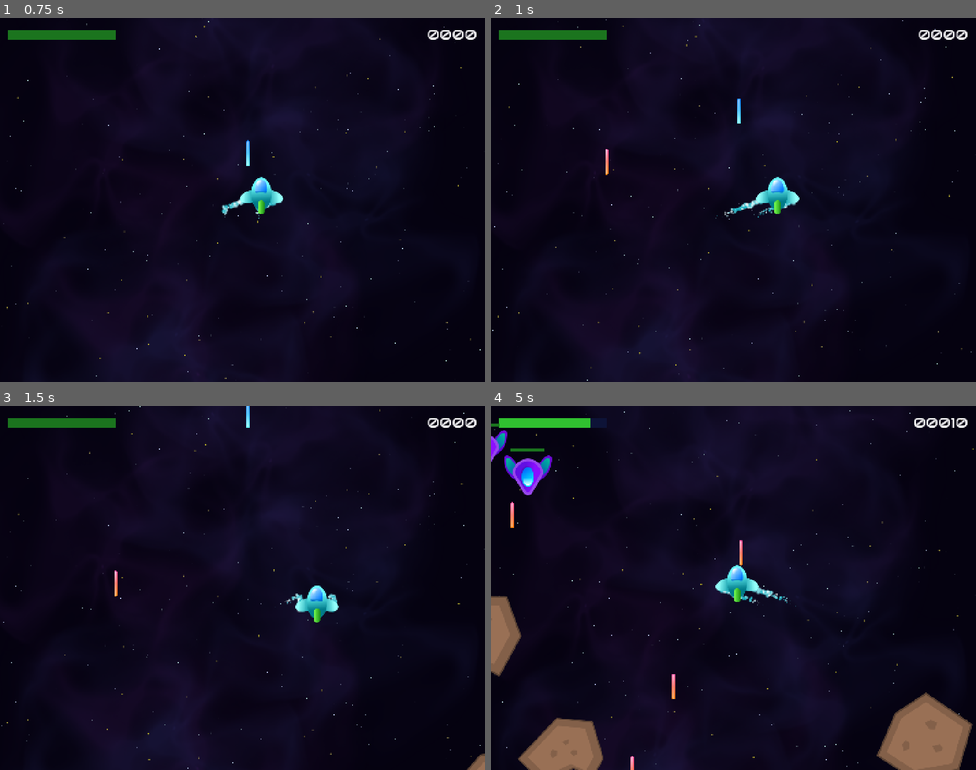
Above: before the commit, frames 1-4 (two rows, left to right).
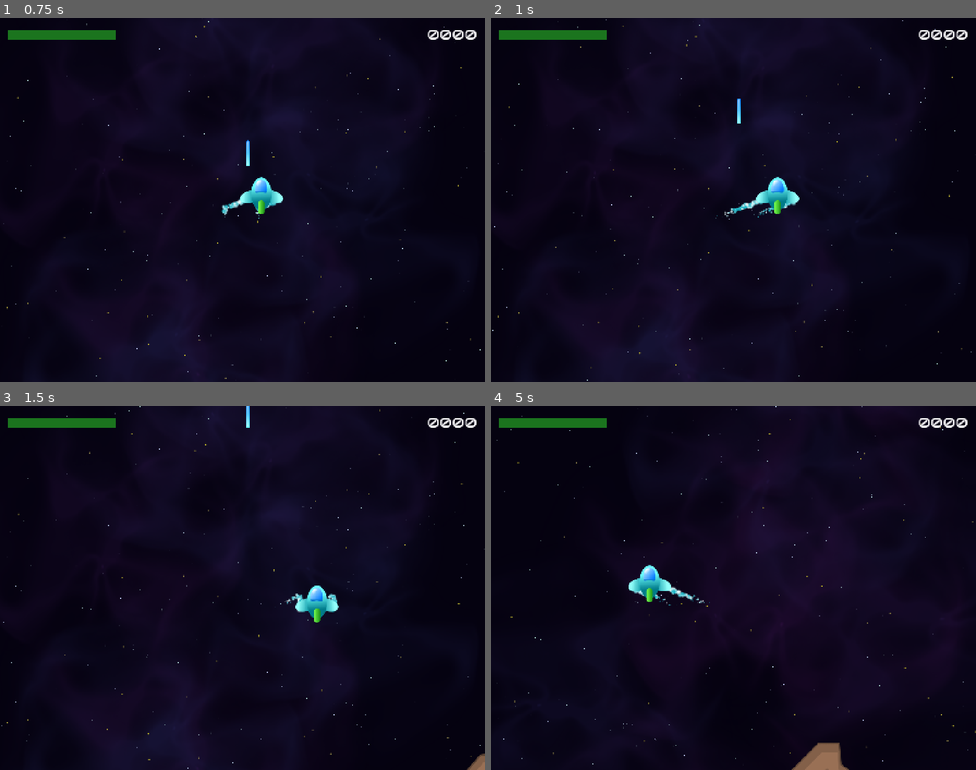
Above: after the commit, the same moments.

Repository: DaveM7788/space-ace-46
Game: Godot game, scene res://Scenes/Level/level.tscn
Two runs of this game, one before a commit and one after it. Both use one fixed random seed, a clock stepped at 60 frames per second and the inputs below. Sound files missing from this copy of the repository are replaced by a short silence.
Inputs:
- Up to frame 1 (0.75 s): hold D (right) from 0.53 s (still down); tap Space (shoot) at 0.6 s
- Up to frame 2 (1 s): keep holding D (right)
- Up to frame 3 (1.5 s): release D (right) at 1.28 s; hold S (down) from 1.28 s (still down); tap T (test) at 1.35 s
- Up to frame 4 (5 s): release S (down) at 2.03 s; hold D (right) 2.03-2.78 s; tap Space (shoot) at 2.1, 3.6 s; hold W (up) 2.78-3.53 s; tap T (test) at 2.85, 4.35 s; hold A (left) from 3.53 s (still down); tap Escape (ui_cancel) at 4.15 s

Frame 1 is identical in both runs. In frame 2, less than 0.1% of the frame differs, in the area x 23-25%, y 36-44%; in frame 3, less than 0.1%; in frame 4, 9.8%, in the area x 0-100%, y 0-100%.

Commit message:
finish space ace game
godot course complete

Diff:
--- a/Scenes/Enemies/enemy_base.tscn
+++ b/Scenes/Enemies/enemy_base.tscn
@@ -21,6 +21,7 @@
 [node name="Shooter" parent="." unique_id=397378466 instance=ExtResource("2_vu4yt")]
 
 [node name="HitBox" parent="." unique_id=389845805 instance=ExtResource("3_wmxvo")]
+z_index = 5
 collision_layer = 2
 collision_mask = 9
 invincible_time = 0.0
--- a/Scenes/GameUI/game_ui.gd
+++ b/Scenes/GameUI/game_ui.gd
@@ -4,11 +4,19 @@
 @onready var music: AudioStreamPlayer = $Music
 @onready var boost_sound: AudioStreamPlayer = $BoostSound
 @onready var score_label: Label = $MarginContainer/ScoreLabel
+@onready var game_over_sound: AudioStreamPlayer = $GameOverSound
+@onready var color_rect: ColorRect = $ColorRect
 
 var _score := 0
 
-# Called when the node enters the scene tree for the first time.
+
+func _unhandled_input(event: InputEvent) -> void:
+	if event.is_action_pressed("ui_cancel"):
+		get_tree().reload_current_scene()
+
+
 func _ready() -> void:
+	get_tree().paused = false
 	SignalHub.player_take_damage.connect(on_player_take_damage)
 	SignalHub.player_health_boost.connect(on_player_health_boost)
 	SignalHub.points_scored.connect(on_points_scored)
@@ -30,4 +38,6 @@
 
 func _on_health_bar_died() -> void:
 	music.stop()
+	game_over_sound.play()
+	color_rect.show()
 	get_tree().paused = true
--- a/Scenes/GameUI/game_ui.tscn
+++ b/Scenes/GameUI/game_ui.tscn
@@ -5,6 +5,7 @@
 [ext_resource type="FontFile" uid="uid://eg68dy4kf67y" path="res://Assets/Fonts/Audiowide-Regular.ttf" id="2_smc31"]
 [ext_resource type="AudioStream" uid="uid://cpi5wye5hikvn" path="res://Assets/Sounds/830558__universfield__dark-80s-sci-fi-atmosphere.mp3" id="3_smc31"]
 [ext_resource type="AudioStream" uid="uid://b5voiv16inw53" path="res://Assets/Sounds/Powerup2.mp3" id="5_u0r4i"]
+[ext_resource type="AudioStream" uid="uid://c80jwtcarb4qr" path="res://Assets/Sounds/487124__sjleilani__game-over.mp3" id="6_3jd0a"]
 
 [sub_resource type="LabelSettings" id="LabelSettings_0u7gi"]
 font = ExtResource("2_smc31")
@@ -50,4 +51,34 @@
 [node name="BoostSound" type="AudioStreamPlayer" parent="." unique_id=880805530]
 stream = ExtResource("5_u0r4i")
 
+[node name="ColorRect" type="ColorRect" parent="." unique_id=1610247911]
+visible = false
+layout_mode = 1
+anchors_preset = 15
+anchor_right = 1.0
+anchor_bottom = 1.0
+grow_horizontal = 2
+grow_vertical = 2
+color = Color(0.09411765, 0.22352941, 0.34117648, 1)
+
+[node name="GameOverLabel" type="Label" parent="ColorRect" unique_id=738157080]
+layout_mode = 1
+anchors_preset = 8
+anchor_left = 0.5
+anchor_top = 0.5
+anchor_right = 0.5
+anchor_bottom = 0.5
+offset_left = -121.0
+offset_top = -26.0
+offset_right = 121.0
+offset_bottom = 26.0
+grow_horizontal = 2
+grow_vertical = 2
+size_flags_horizontal = 8
+text = "Game Over"
+label_settings = SubResource("LabelSettings_0u7gi")
+
+[node name="GameOverSound" type="AudioStreamPlayer" parent="." unique_id=981021117]
+stream = ExtResource("6_3jd0a")
+
 [connection signal="died" from="MarginContainer/HealthBar" to="." method="_on_health_bar_died"]
--- a/Scenes/Level/level.tscn
+++ b/Scenes/Level/level.tscn
@@ -4,16 +4,9 @@
 [ext_resource type="PackedScene" uid="uid://datl8gs6gwbx2" path="res://Scenes/Player/player.tscn" id="1_iheil"]
 [ext_resource type="PackedScene" uid="uid://do7dfdwda6f0s" path="res://Scenes/ObjectContainer/object_container.tscn" id="3_06ioy"]
 [ext_resource type="PackedScene" uid="uid://cyvtr5xho74eu" path="res://Scenes/Projectiles/asteroid.tscn" id="4_unl86"]
-[ext_resource type="PackedScene" uid="uid://dc2xge02f5hxu" path="res://Scenes/Enemies/enemy_v.tscn" id="9_6rsi7"]
-[ext_resource type="PackedScene" uid="uid://diu82htotfosv" path="res://Scenes/Enemies/enemy_robot.tscn" id="10_unl86"]
+[ext_resource type="PackedScene" uid="uid://bqpvr8xfjk01p" path="res://Scenes/Spawner/spawner.tscn" id="9_43gce"]
 [ext_resource type="PackedScene" uid="uid://b7qp5xd8thwo3" path="res://Scenes/GameUI/game_ui.tscn" id="11_unl86"]
 [ext_resource type="PackedScene" uid="uid://s3xfpkvc877p" path="res://Scenes/WaveManager/wave_manager.tscn" id="12_wvups"]
-
-[sub_resource type="Curve2D" id="Curve2D_362x8"]
-_data = {
-"points": PackedVector2Array(0, 0, 0, 0, 262, 351, 0, 0, 0, 0, 1203, 364, 0, 0, 0, 0, 1316, 505)
-}
-point_count = 3
 
 [node name="Level" type="Node" unique_id=308442174]
 
@@ -25,17 +18,9 @@
 [node name="ObjectContainer" parent="." unique_id=754852522 instance=ExtResource("3_06ioy")]
 test_scene = ExtResource("4_unl86")
 
-[node name="Path2D" type="Path2D" parent="." unique_id=1275945258]
-visible = false
-curve = SubResource("Curve2D_362x8")
+[node name="WaveManager" parent="." unique_id=830515344 instance=ExtResource("12_wvups")]
 
-[node name="EnemyV" parent="Path2D" unique_id=695615700 instance=ExtResource("9_6rsi7")]
-position = Vector2(262, 351)
-
-[node name="EnemyRobot" parent="Path2D" unique_id=721471944 instance=ExtResource("10_unl86")]
-position = Vector2(262, 351)
-speed = 150.0
+[node name="Spawner" parent="." unique_id=1159478306 instance=ExtResource("9_43gce")]
+scene = ExtResource("4_unl86")
 
 [node name="GameUI" parent="." unique_id=1429208091 instance=ExtResource("11_unl86")]
-
-[node name="WaveManager" parent="." unique_id=830515344 instance=ExtResource("12_wvups")]
--- a/Scenes/Player/player.tscn
+++ b/Scenes/Player/player.tscn
@@ -30,6 +30,7 @@
 projectile_scene = ExtResource("5_dd0ac")
 
 [node name="HitBox" parent="." unique_id=389845805 instance=ExtResource("6_dd0ac")]
+z_index = 10
 collision_mask = 6
 damage_dealt = 0
 collision_shape = SubResource("CircleShape2D_dd0ac")
--- a/Scenes/Projectiles/base_projectile.tscn
+++ b/Scenes/Projectiles/base_projectile.tscn
@@ -15,6 +15,7 @@
 one_shot = true
 
 [node name="HitBox" parent="." unique_id=389845805 instance=ExtResource("2_cirke")]
+z_index = 1
 invincible_time = 0.0
 
 [connection signal="screen_exited" from="ScreenNotifier" to="." method="_on_screen_notifier_screen_exited"]
--- /dev/null
+++ b/Scenes/Spawner/spawner.gd
@@ -0,0 +1,17 @@
+extends Node
+
+@export var is_enabled := true
+# scene must extend Poolable
+@export var scene: PackedScene
+@export var wait_time := 5.0
+@onready var timer: Timer = $Timer
+
+
+func _ready() -> void:
+	if !is_enabled: return
+	timer.start(wait_time)
+
+
+func _on_timer_timeout() -> void:
+	if !scene: return
+	SignalHub.emit_spawn_pool_object(Vector2.ZERO, scene)
--- /dev/null
+++ b/Scenes/Spawner/spawner.tscn
@@ -0,0 +1,10 @@
+[gd_scene format=3 uid="uid://bqpvr8xfjk01p"]
+
+[ext_resource type="Script" uid="uid://clxhjpsp8xu7j" path="res://Scenes/Spawner/spawner.gd" id="1_kiceh"]
+
+[node name="Spawner" type="Node" unique_id=1159478306]
+script = ExtResource("1_kiceh")
+
+[node name="Timer" type="Timer" parent="." unique_id=1953093912]
+
+[connection signal="timeout" from="Timer" to="." method="_on_timer_timeout"]
Not shown, added: Scenes/Spawner/spawner.gd.uid
